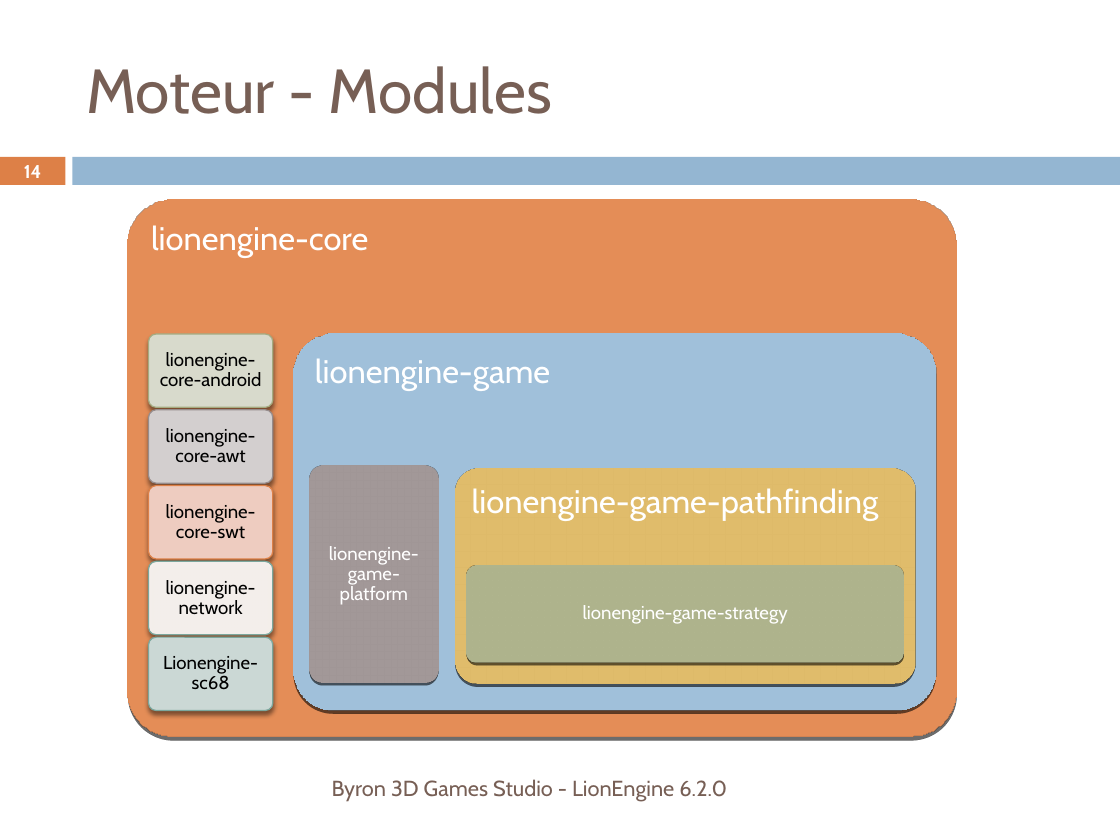
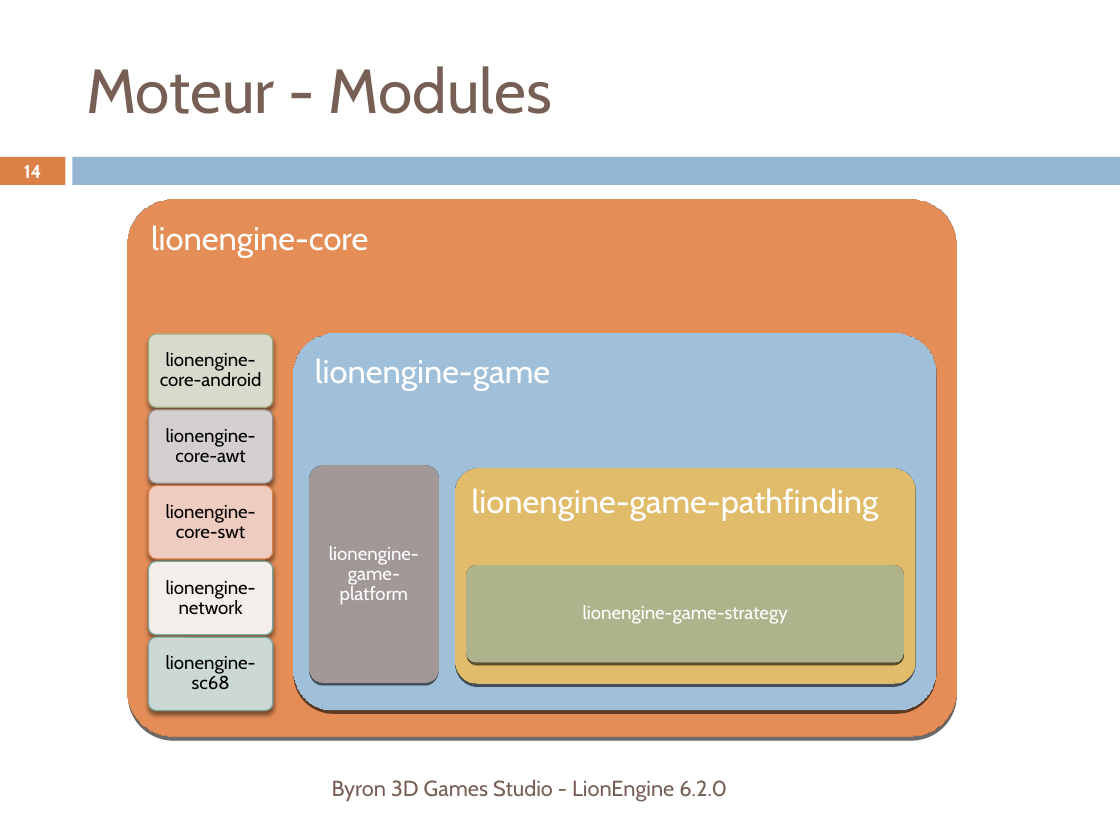
Before and after one commit to b3dgs/lionengine, a slide deck: slide 14 of doc/src/lionengine.pptx. Drawn at 1120x840 pixels with LibreOffice and Linux fonts; fonts in the diff are those of the drawing. Boxes give left, top, right and bottom in pixels: in the first picture for what was removed or moved away, otherwise in the second. Text is boxed around its words. In the diff, an @@ line names an element or a change of style, - is before the commit and + after.

```diff
--- a/doc/src/lionengine.pptx
+++ b/doc/src/lionengine.pptx
@@ text at box(166, 655, 256, 690): text changed @@
-Lionengine-sc68
+lionengine-sc68
```
Also in this commit, not shown: 7 other slides changed, 2 other files.
